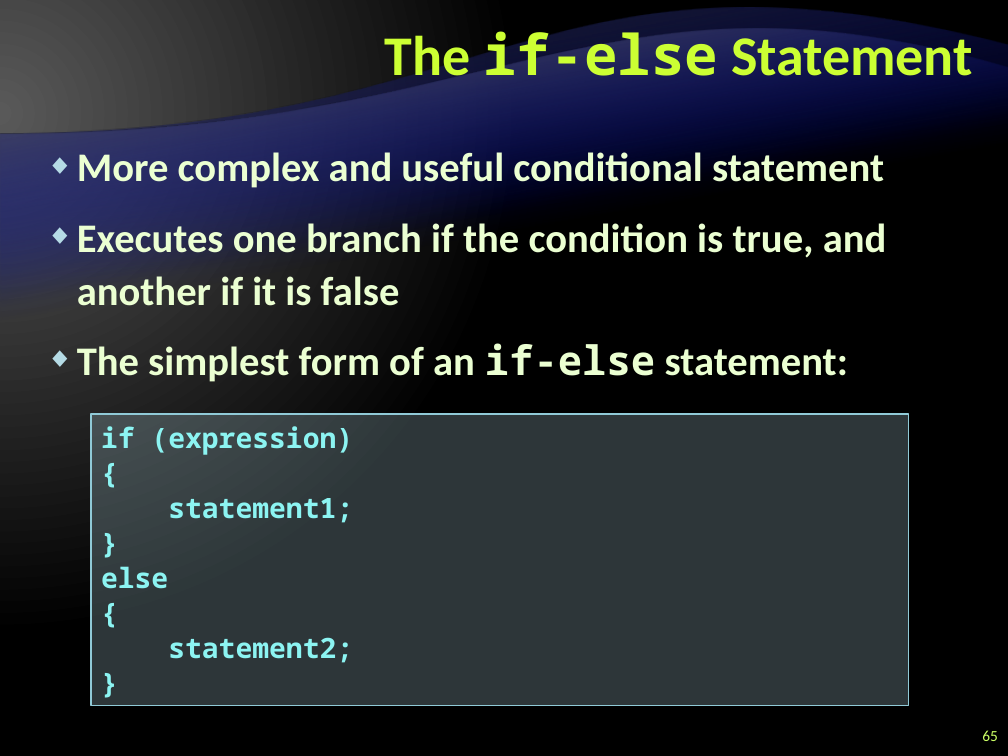
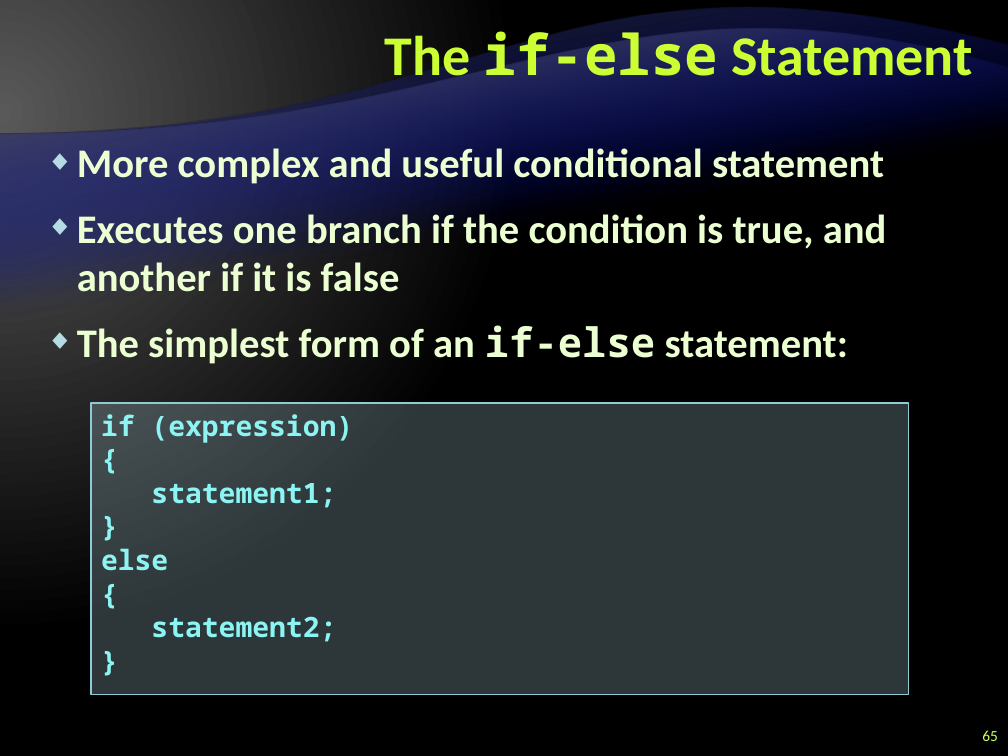
Before and after one commit to Graveheart/aspnetcourse, a slide deck: slide 65 of 2010/lectures/2. CSharp Language Overview - Part I.pptx. Drawn at 1008x756 pixels with LibreOffice and Linux fonts; fonts in the diff are those of the drawing; background and template pictures are left out. Boxes give left, top, right and bottom in pixels: in the first picture for what was removed or moved away, otherwise in the second. Text is boxed around its words. In the diff, an @@ line names an element or a change of style, - is before the commit and + after.

```diff
--- a/2010/lectures/2. CSharp Language Overview - Part I.pptx
+++ b/2010/lectures/2. CSharp Language Overview - Part I.pptx
@@ text "More complex and useful conditional ..." at [77,148,887,364]: line spacing 38pt to 1 @@
@@ rectangle "if (expression)": place and size @@
-rectangle "if (expression)" at [91,414,908,706]
+rectangle "if (expression)" at [91,403,908,695]
@@ rectangle "if (expression)" at [91,403,908,695]: line spacing 25pt to 1 @@
```
Also in this commit, not shown: 37 other slides changed.
